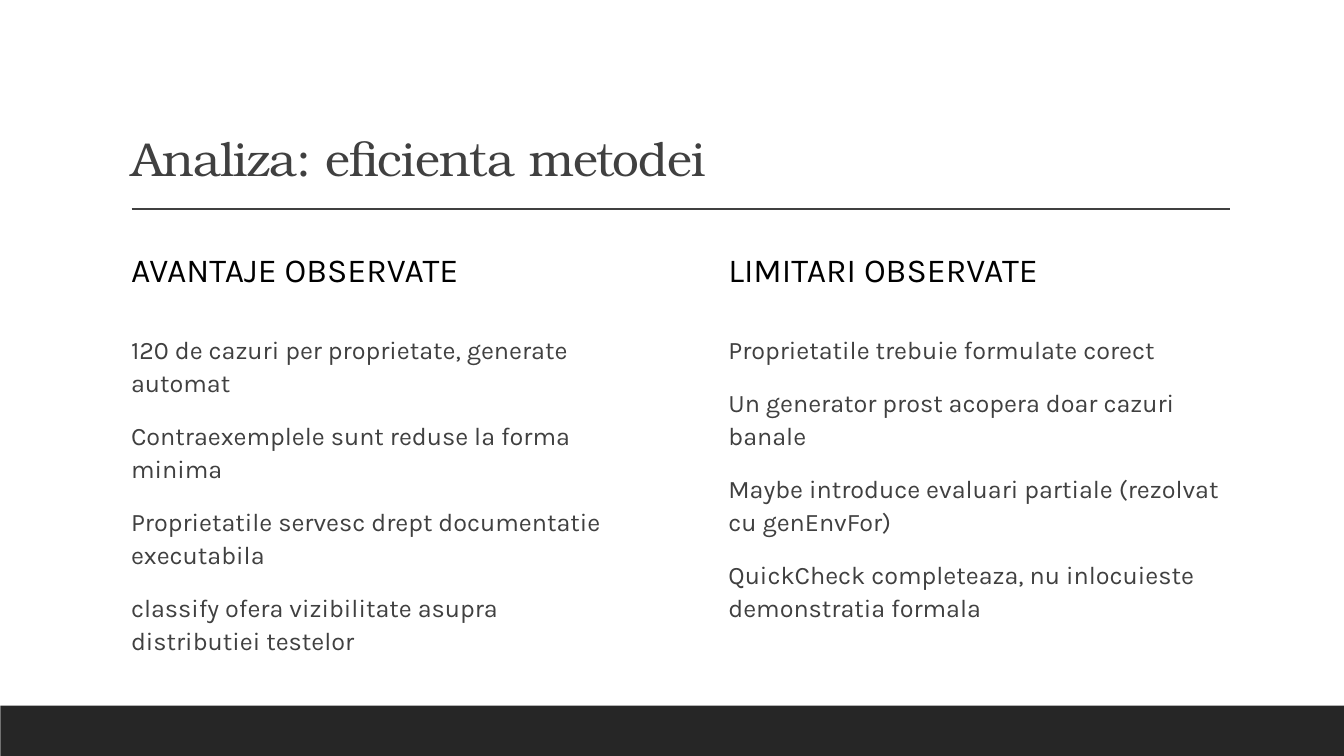
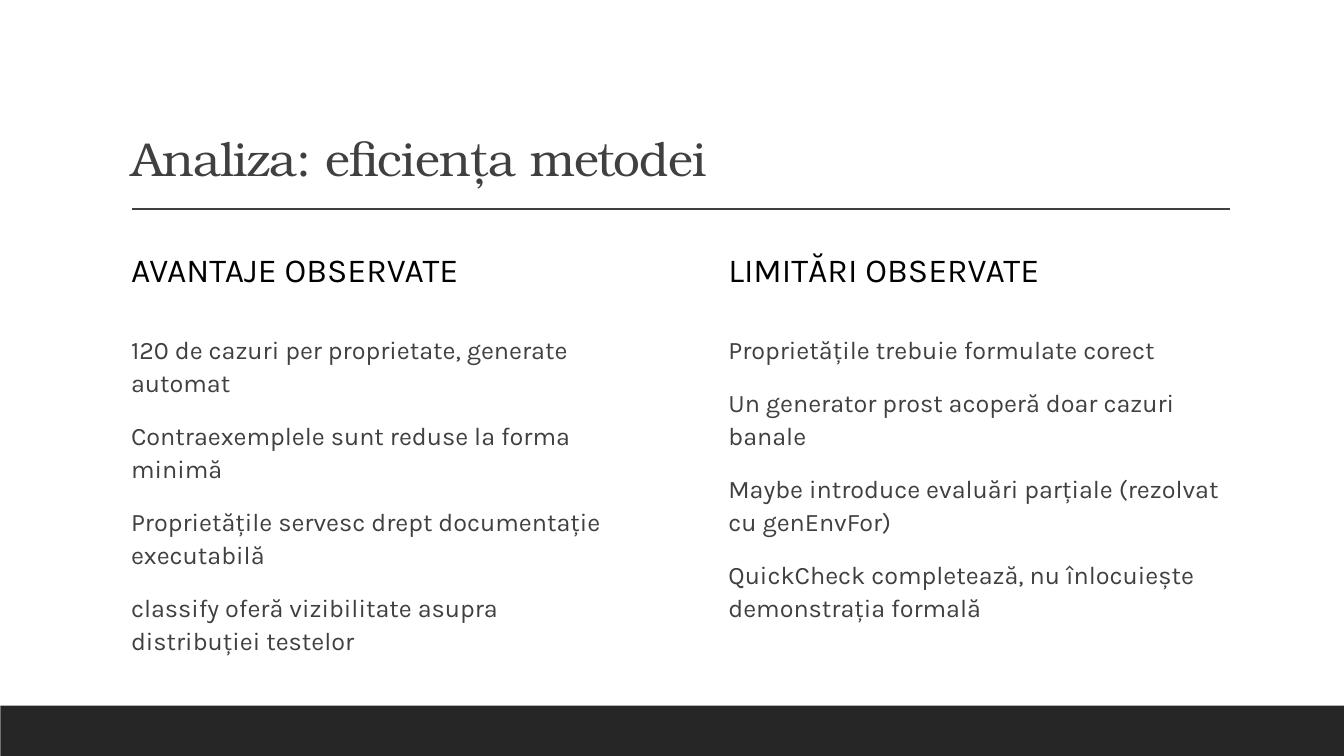
Before and after one commit to alexandrunite/MFIS_Project, a slide deck: slide 16 of Testarea property-based folosind QuickCheck.pptx. Drawn at 1344x756 pixels with LibreOffice and Linux fonts; fonts in the diff are those of the drawing. Boxes give left, top, right and bottom in pixels: in the first picture for what was removed or moved away, otherwise in the second. Text is boxed around its words. In the diff, an @@ line names an element or a change of style, - is before the commit and + after.

```diff
--- a/Testarea property-based folosind QuickCheck.pptx
+++ b/Testarea property-based folosind QuickCheck.pptx
@@ title at (x1=131, y1=141, x2=706, y2=187): text changed @@
-Analiza: eficienta metodei
+Analiza: eficiența metodei
@@ text at (x1=728, y1=253, x2=1039, y2=283): text changed @@
-LIMITARI OBSERVATE
+LIMITĂRI OBSERVATE
@@ text at (x1=728, y1=341, x2=1219, y2=623): text changed @@
-  Proprietatile trebuie formulate corect
-  Un generator prost acopera doar cazuri banale
-  Maybe introduce evaluari partiale (rezolvat cu genEnvFor)
-  QuickCheck completeaza, nu inlocuieste demonstratia formala
+  Proprietățile trebuie formulate corect
+  Un generator prost acoperă doar cazuri banale
+  Maybe introduce evaluări parțiale (rezolvat cu genEnvFor)
+  QuickCheck completează, nu înlocuiește demonstrația formală
@@ text at (x1=131, y1=427, x2=600, y2=656): text changed @@
-  Contraexemplele sunt reduse la forma minima
-  Proprietatile servesc drept documentatie executabila
-  classify ofera vizibilitate asupra distributiei testelor
+  Contraexemplele sunt reduse la forma minimă
+  Proprietățile servesc drept documentație executabilă
+  classify oferă vizibilitate asupra distribuției testelor
```
Also in this commit, not shown: 15 other slides changed, 1 slide added, 8 other files.
